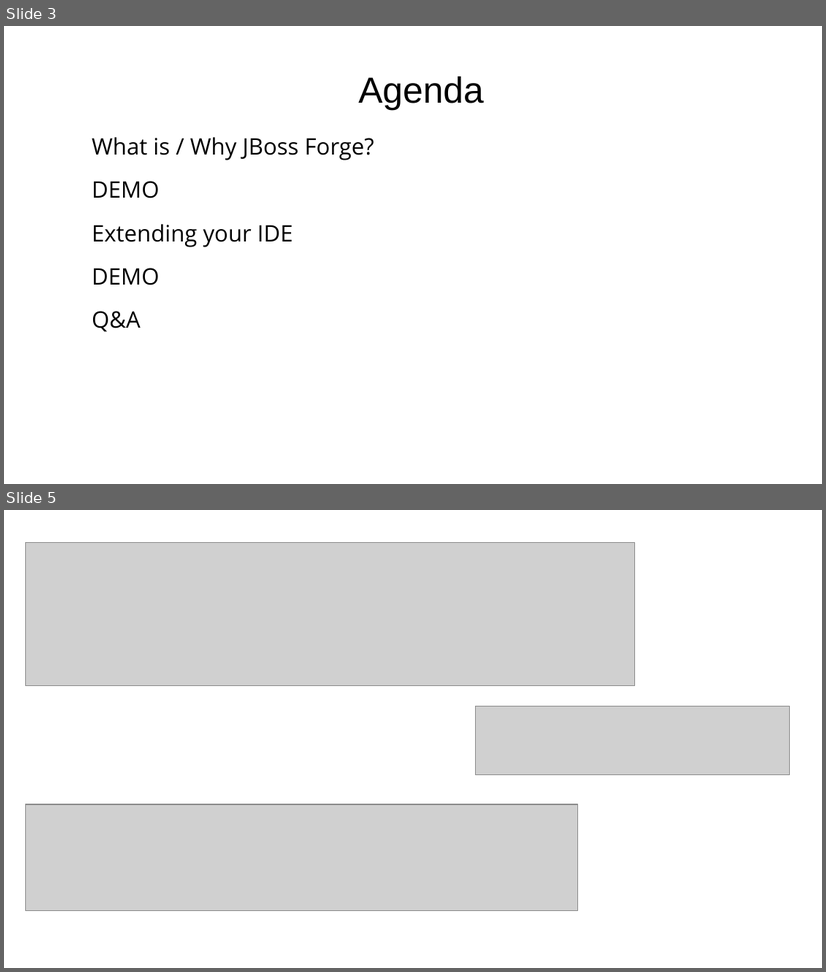
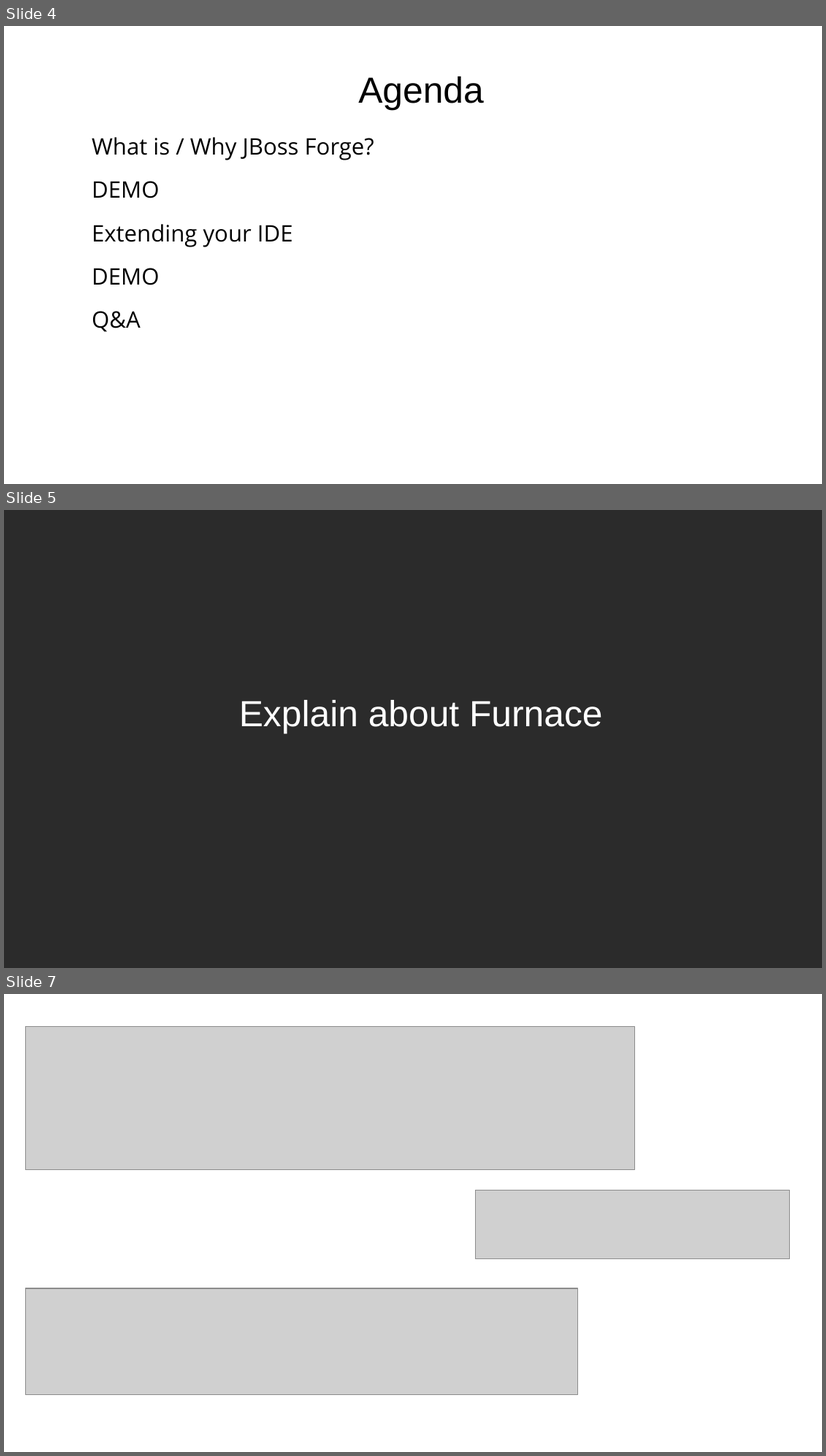
Before and after one commit to gastaldi/talks, a slide deck: Forge/DevNation2015/Forge_DevNation2015.odp. Shown one above the other, each under a label of ours: slides 3 and 5 before the commit, slides 4, 5 and 7 after it; the slides between them are not shown. The pictures are 826x972 and 826x1456 pixels, drawn with LibreOffice and Linux fonts; fonts in the diff are those of the drawing; grey boxes stand for pictures; background and template pictures are left out; a plain dark background stands for a picture behind light text. Boxes give left, top, right and bottom in pixels: in the first picture for what was removed or moved away, otherwise in the second. Text is boxed around its words. In the diff, an @@ line names an element or a change of style, - is before the commit and + after.

```diff
--- a/Forge/DevNation2015/Forge_DevNation2015.odp
+++ b/Forge/DevNation2015/Forge_DevNation2015.odp
@@ slide 5 added at box(4, 510, 822, 968), background picture (left out) @@
@@ subtitle added at box(239, 700, 603, 733), 32 pt, text #FFFFFF @@
+Explain about Furnace
@@ what was slide 3 is now slide 4 @@
@@ what was slide 5 is now slide 7 @@
```
Also in this commit, not shown: 1 slide changed, 2 other slides added, 1 slide removed.
